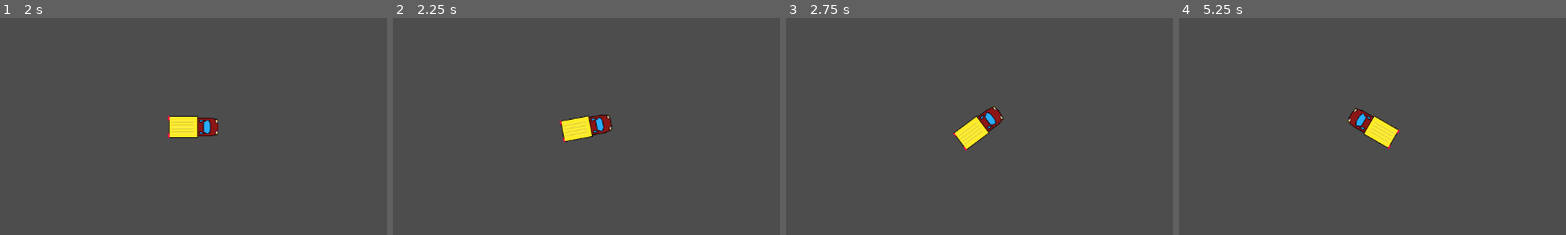
Above: before the commit, frames 1-4 (left to right).
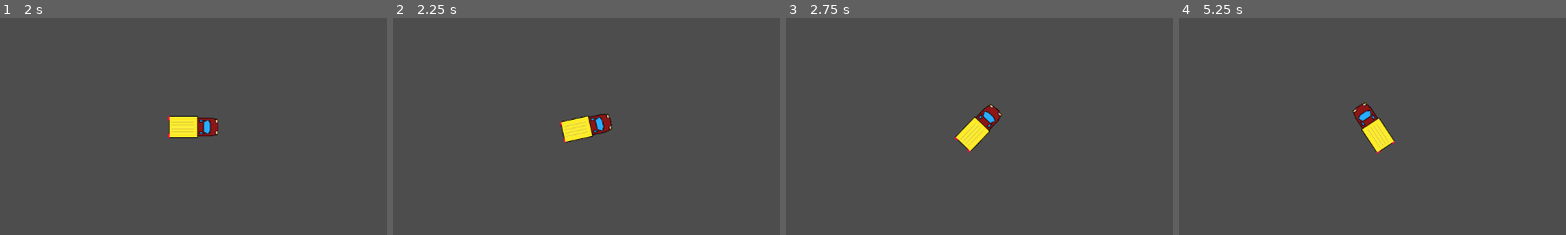
Above: after the commit, the same moments.

Repository: BastianTnd/grand-brew-delivery
Game: Godot game, scene res://Player/player.tscn
Same seed, same stepped clock (60 frames per second), same inputs: the game is played once before the commit and once after it.
Inputs:
- Up to frame 1 (2 s): tap Enter at 0.5 s; hold Right (ui_right) 0.53-1.28 s; tap Space at 1.25 s; hold Down (ui_down) from 1.28 s (still down)
- Up to frame 2 (2.25 s): tap Enter at 2 s; release Down (ui_down) at 2.03 s; hold Right (ui_right) from 2.03 s (still down)
- Up to frame 3 (2.75 s): keep holding Right (ui_right)
- Up to frame 4 (5.25 s): release Right (ui_right) at 2.78 s; hold Up (ui_up) 2.78-3.53 s; tap Space at 3.5 s; hold Left (ui_left) 3.53-5.03 s; tap Enter at 5 s; hold Down (ui_down) from 5.03 s (still down)
The pictures show only the part of the screen within x 25-75%, y 25-75%; the shares and areas given below are measured in that part.

Frame 1 is identical in both runs. In frame 2, 0.3% of the frame differs, in the area x 43-57%, y 44-58%; in frame 3, 0.6%; in frame 4, 1.0%, in the area x 43-57%, y 38-63%.

Commit message:
- Added Brewing Station for refilling beer levels - Added Bar station with scoring logic and delivery mechanic - Implemented global ScoreManager for point tracking - Overhauled player controller with speed and reverse limits - Added crash penalty mechanic - All comments are in English now

Diff:
--- /dev/null
+++ b/godot_project/Bar/bar.gd
@@ -0,0 +1,26 @@
+extends Node2D
+
+@export var unload_speed = 35.0
+var player_in_range = null
+
+func _ready():
+	if has_node("Area2D"):
+		$Area2D.body_entered.connect(_on_body_entered)
+		$Area2D.body_exited.connect(_on_body_exited)
+
+func _process(delta):
+	if player_in_range:
+		# Delivery starts if the player is stopped
+		if player_in_range.velocity.length() < 30.0 or player_in_range.is_refilling:
+			if player_in_range.beer_level > 0:
+				player_in_range.unload_beer(unload_speed * delta)
+
+func _on_body_entered(body):
+	if body.has_method("unload_beer"):
+		player_in_range = body
+		print("At the Bar. Please stop to deliver!")
+
+func _on_body_exited(body):
+	if body == player_in_range:
+		player_in_range = null
+		print("Left the Bar.")
--- /dev/null
+++ b/godot_project/Bar/bar.tscn
@@ -0,0 +1,30 @@
+[gd_scene format=3 uid="uid://bfkkj6ddnv3qi"]
+
+[ext_resource type="Script" uid="uid://jo4vvxehj8nu" path="res://Bar/bar.gd" id="1_oy6uh"]
+[ext_resource type="Texture2D" uid="uid://cvse70exwobx0" path="res://Map/Sprites/City Prop Tileset update 2.png" id="2_qr43a"]
+
+[sub_resource type="RectangleShape2D" id="RectangleShape2D_maxgg"]
+size = Vector2(41, 29)
+
+[sub_resource type="RectangleShape2D" id="RectangleShape2D_5uas7"]
+size = Vector2(60, 35)
+
+[node name="Bar" type="Node2D" unique_id=423538003]
+script = ExtResource("1_oy6uh")
+
+[node name="Sprite2D" type="Sprite2D" parent="." unique_id=2001285000]
+texture = ExtResource("2_qr43a")
+region_enabled = true
+region_rect = Rect2(112.985886, 256.63007, 46.76329, 63.12616)
+
+[node name="StaticBody2D" type="StaticBody2D" parent="." unique_id=89246379]
+
+[node name="CollisionShape2D" type="CollisionShape2D" parent="StaticBody2D" unique_id=1348986403]
+position = Vector2(-0.5, 15.5)
+shape = SubResource("RectangleShape2D_maxgg")
+
+[node name="Area2D" type="Area2D" parent="." unique_id=278657498]
+
+[node name="CollisionShape2D" type="CollisionShape2D" parent="Area2D" unique_id=2146170639]
+position = Vector2(0, 50.5)
+shape = SubResource("RectangleShape2D_5uas7")
--- /dev/null
+++ b/godot_project/BrewingStation/brewing_station.gd
@@ -0,0 +1,24 @@
+extends Node2D
+
+@export var refill_speed = 25.0
+var player_in_range = null
+
+func _ready():
+	if has_node("Area2D"):
+		$Area2D.body_entered.connect(_on_body_entered)
+		$Area2D.body_exited.connect(_on_body_exited)
+
+func _process(delta):
+	if player_in_range:
+		# Filling starts if the player is stopped
+		if player_in_range.velocity.length() < 20.0 or player_in_range.is_refilling:
+			if player_in_range.beer_level < player_in_range.max_beer:
+				player_in_range.add_beer(refill_speed * delta)
+
+func _on_body_entered(body):
+	if body.has_method("add_beer"):
+		player_in_range = body
+
+func _on_body_exited(body):
+	if body == player_in_range:
+		player_in_range = null
--- /dev/null
+++ b/godot_project/BrewingStation/brewing_station.tscn
@@ -0,0 +1,30 @@
+[gd_scene format=3 uid="uid://dx3y7jt5plp2d"]
+
+[ext_resource type="Script" uid="uid://dtrtga5ou6p1a" path="res://BrewingStation/brewing_station.gd" id="1_fmctb"]
+[ext_resource type="Texture2D" uid="uid://cvse70exwobx0" path="res://Map/Sprites/City Prop Tileset update 2.png" id="2_os6hd"]
+
+[sub_resource type="RectangleShape2D" id="RectangleShape2D_os6hd"]
+size = Vector2(61, 31)
+
+[sub_resource type="RectangleShape2D" id="RectangleShape2D_qi2ec"]
+size = Vector2(63, 40)
+
+[node name="BrewingStation" type="Node2D" unique_id=1836337703]
+script = ExtResource("1_fmctb")
+
+[node name="Sprite2D" type="Sprite2D" parent="." unique_id=259589046]
+texture = ExtResource("2_os6hd")
+region_enabled = true
+region_rect = Rect2(224.34174, 255.51811, 63.726196, 64.01582)
+
+[node name="Area2D" type="Area2D" parent="." unique_id=1164409677]
+
+[node name="CollisionShape2D" type="CollisionShape2D" parent="Area2D" unique_id=493770587]
+position = Vector2(0, 48.5)
+shape = SubResource("RectangleShape2D_os6hd")
+
+[node name="StaticBody2D" type="StaticBody2D" parent="." unique_id=865315523]
+
+[node name="CollisionShape2D" type="CollisionShape2D" parent="StaticBody2D" unique_id=373344732]
+position = Vector2(-0.5, 11)
+shape = SubResource("RectangleShape2D_qi2ec")
--- a/godot_project/Player/node_2d.tscn
+++ /dev/null
@@ -1,11 +0,0 @@
-[gd_scene format=3 uid="uid://ttbx6s2tnmnb"]
-
-[ext_resource type="PackedScene" uid="uid://bvp0noy8wujyd" path="res://Map/map.tscn" id="1_1erje"]
-[ext_resource type="PackedScene" uid="uid://b43n0r1ks3ath" path="res://Player/player.tscn" id="2_m22wp"]
-
-[node name="Node2D" type="Node2D" unique_id=916570660]
-
-[node name="Map" parent="." unique_id=1676787412 instance=ExtResource("1_1erje")]
-position = Vector2(-576, -338)
-
-[node name="Player" parent="." unique_id=282871353 instance=ExtResource("2_m22wp")]
--- a/godot_project/Player/player.gd
+++ b/godot_project/Player/player.gd
@@ -1,54 +1,132 @@
 extends CharacterBody2D
 
-# Einstellungen für das Fahrverhalten
-@export var wheel_base = 70      # Abstand zwischen Achsen (beeinflusst Wendekreis)
-@export var steering_angle = 15   # Wie stark das Auto einschlägt
-@export var engine_power = 800   # Beschleunigung
-@export var friction = -0.9      # Reibung (bremst das Auto langsam ab)
-@export var drag = -0.0015       # Luftwiderstand (bremst bei hohem Tempo)
-@export var braking = -450       # Bremskraft
-@export var max_speed_reverse = 250
+# --- Physics Settings ---
+@export var engine_power = 1800.0
+@export var max_speed = 950.0
+@export var max_speed_reverse = 300.0  # Limit for reverse driving
+@export var reverse_power_factor = 0.4 # Power reduction for reverse
+@export var steering_angle = 25.0
+@export var friction = 0.97
 
-# Variablen für die Berechnung
-var steer_direction
-var acceleration = Vector2.ZERO
+# --- Drift Mechanics ---
+@export var drift_threshold = 400.0
+@export var drift_intensity = 0.05
+@export var normal_traction = 0.12
+
+# --- Beer System ---
+@export var max_beer = 100.0
+var beer_level = 0.0
+var last_announced_step = 0
+var is_refilling = false # Locks movement during unloading
+
+# --- Crash Protection ---
+var crash_cooldown = 0.0
+@export var cooldown_time = 0.8
+@export var min_crash_speed = 300.0
 
 func _physics_process(delta):
-	acceleration = Vector2.ZERO
-	get_input()
-	apply_friction(delta)
-	calculate_steering(delta)
-	velocity += acceleration * delta
-	move_and_slide()
+	# Handle crash cooldown timer
+	if crash_cooldown > 0:
+		crash_cooldown -= delta
 
-func get_input():
-	# Gas geben und Bremsen
-	var turn = Input.get_axis("ui_left", "ui_right")
-	steer_direction = turn * deg_to_rad(steering_angle)
+	# 1. INPUT HANDLING
+	var move_input = 0.0
+	var turn = 0.0
 
-	if Input.is_action_pressed("ui_up"):
-		acceleration = transform.x * engine_power
-	if Input.is_action_pressed("ui_down"):
-		acceleration = transform.x * braking
+	# Only allow input if not currently refilling or unloading
+	if not is_refilling:
+		move_input = Input.get_axis("ui_down", "ui_up")
+		turn = Input.get_axis("ui_left", "ui_right")
+	else:
+		# Auto-brake when at a station
+		velocity = velocity.move_toward(Vector2.ZERO, 600 * delta)
 
-func apply_friction(delta):
-	if acceleration == Vector2.ZERO and velocity.length() < 50:
-		velocity = Vector2.ZERO
-	var friction_force = velocity * friction * delta
-	var drag_force = velocity * velocity.length() * drag * delta
-	acceleration += friction_force + drag_force
+	# 2. ACCELERATION (Forward vs. Reverse Power)
+	if move_input != 0:
+		var current_accel = engine_power
+		if move_input < 0:
+			current_accel *= reverse_power_factor
+		velocity += transform.x * move_input * current_accel * delta
+	else:
+		# Slow down when no input is given
+		velocity = velocity.move_toward(Vector2.ZERO, 200 * delta)
 
-func calculate_steering(delta):
-	# Berechnet die Drehung basierend auf der Geschwindigkeit
-	var rear_wheel = position - transform.x * wheel_base / 2.0
-	var front_wheel = position + transform.x * wheel_base / 2.0
-	rear_wheel += velocity * delta
-	front_wheel += velocity.rotated(steer_direction) * delta
-	var new_heading = (front_wheel - rear_wheel).normalized()
+	# 3. SPEED LIMITS
+	velocity *= friction
+	var speed = velocity.length()
+	var is_forward = velocity.dot(transform.x) > 0
 
-	var dot = new_heading.dot(velocity.normalized())
-	if dot > 0:
-		velocity = new_heading * velocity.length()
-	if dot < 0:
-		velocity = -new_heading * min(velocity.length(), max_speed_reverse)
-	rotation = new_heading.angle()
+	if is_forward:
+		if speed > max_speed:
+			velocity = velocity.normalized() * max_speed
+	else:
+		if speed > max_speed_reverse:
+			velocity = velocity.normalized() * max_speed_reverse
+
+	# 4. STEERING AND (DRIFTING NOT WORKING LOL)
+	if speed > 20:
+		var current_traction = normal_traction
+
+		# Apply drift logic if above speed threshold
+		if speed > drift_threshold:
+			var drift_factor = (speed - drift_threshold) / (max_speed - drift_threshold)
+			current_traction = lerp(normal_traction, drift_intensity, clamp(drift_factor, 0.0, 1.0))
+
+		# Reverse steering direction if driving backwards
+		var side_factor = 1 if is_forward else -1
+		var target_vel = velocity.rotated(turn * deg_to_rad(steering_angle) * side_factor * (1.0 if move_input != 0 else 0.5))
+		velocity = velocity.lerp(target_vel, current_traction)
+
+		# Rotate the sprite towards movement direction
+		var target_rotation = velocity.angle() if is_forward else (velocity * -1).angle()
+		rotation = lerp_angle(rotation, target_rotation, 12.0 * delta)
+
+	# 5. COLLISION AND DAMAGE
+	var pre_collision_speed = speed
+	var collided = move_and_slide()
+
+	if collided and not is_refilling and crash_cooldown <= 0:
+		if pre_collision_speed > min_crash_speed:
+			beer_level = clamp(beer_level - (max_beer * 0.10), 0, max_beer)
+			crash_cooldown = cooldown_time
+			last_announced_step = int(beer_level / 10) * 10
+			print("CRASH! Beer lost!")
+
+# --- STATION METHODS ---
+
+func add_beer(amount):
+	is_refilling = true
+	beer_level = clamp(beer_level + amount, 0, max_beer)
+	_check_announcement("Refilling")
+	if beer_level >= max_beer:
+		is_refilling = false
+		print("REFILLED!")
+
+func unload_beer(amount):
+	if beer_level > 0:
+		is_refilling = true
+
+		# calculation to ensure exact score transmission
+		var actual_unload = amount
+		if beer_level < amount:
+			actual_unload = beer_level
+
+		if ScoreManager:
+			ScoreManager.add_points(actual_unload)
+
+		beer_level -= actual_unload
+		_check_announcement("Unloading")
+
+		# Unlock movement once the tank is empty
+		if beer_level <= 0:
+			beer_level = 0
+			is_refilling = false
+			last_announced_step = 0
+			print("DELIVERY FINISHED! Score: ", round(ScoreManager.total_points))
+
+# Helper to print progress every 10%
+func _check_announcement(type):
+	var current_step = int(beer_level / 10) * 10
+	if current_step != last_announced_step:
+		last_announced_step = current_step
+		print(type, ": ", current_step, "%")
--- a/godot_project/Player/player.tscn
+++ b/godot_project/Player/player.tscn
@@ -1,7 +1,7 @@
 [gd_scene format=3 uid="uid://b43n0r1ks3ath"]
 
 [ext_resource type="Script" uid="uid://cijv1s6b41qpo" path="res://Player/player.gd" id="1_4ntmi"]
-[ext_resource type="Texture2D" uid="uid://dhdug8ns3oiy2" path="res://Player/Sprites/car-truck4.png" id="2_btcbx"]
+[ext_resource type="Texture2D" uid="uid://dhdug8ns3oiy2" path="res://Sprites/car-truck4.png" id="2_btcbx"]
 
 [sub_resource type="RectangleShape2D" id="RectangleShape2D_hvfyp"]
 size = Vector2(29, 69)
--- /dev/null
+++ b/godot_project/node_2d.tscn
@@ -0,0 +1,19 @@
+[gd_scene format=3 uid="uid://blb0cbh41l55h"]
+
+[ext_resource type="PackedScene" uid="uid://bvp0noy8wujyd" path="res://Map/map.tscn" id="1_epypp"]
+[ext_resource type="PackedScene" uid="uid://b43n0r1ks3ath" path="res://Player/player.tscn" id="2_0hol4"]
+[ext_resource type="PackedScene" uid="uid://dx3y7jt5plp2d" path="res://BrewingStation/brewing_station.tscn" id="3_q6r6c"]
+[ext_resource type="PackedScene" uid="uid://bfkkj6ddnv3qi" path="res://Bar/bar.tscn" id="4_0hol4"]
+
+[node name="Node2D" type="Node2D" unique_id=916570660]
+
+[node name="Map" parent="." unique_id=1676787412 instance=ExtResource("1_epypp")]
+position = Vector2(-576, -338)
+
+[node name="Player" parent="." unique_id=282871353 instance=ExtResource("2_0hol4")]
+
+[node name="BrewingStation" parent="." unique_id=1836337703 instance=ExtResource("3_q6r6c")]
+position = Vector2(324, -255)
+
+[node name="Bar" parent="." unique_id=423538003 instance=ExtResource("4_0hol4")]
+position = Vector2(-470, 135)
--- a/godot_project/project.godot
+++ b/godot_project/project.godot
@@ -15,6 +15,10 @@
 config/features=PackedStringArray("4.6", "GL Compatibility")
 config/icon="res://icon.svg"
 
+[autoload]
+
+ScoreManager="*uid://bf67mmshowjrp"
+
 [physics]
 
 3d/physics_engine="Jolt Physics"
--- /dev/null
+++ b/godot_project/score_manager.gd
@@ -0,0 +1,14 @@
+extends Node
+
+# Using float for internal calculations to prevent losing decimal precision
+var total_points : float = 0.0
+
+func add_points(amount: float):
+	total_points += amount
+
+	# Use round() for the output so that 99.99 displays as 100
+	if Engine.get_frames_drawn() % 30 == 0:
+		print("--- CURRENT SCORE: ", round(total_points), " ---")
+
+func reset_score():
+	total_points = 0.0
Not shown, added: godot_project/Bar/bar.gd.uid
Not shown, added: godot_project/BrewingStation/brewing_station.gd.uid
Renamed: godot_project/Player/Sprites/car-truck1.png -> godot_project/Sprites/car-truck1.png
Not shown, changed: godot_project/Sprites/car-truck1.png.import
Renamed: godot_project/Player/Sprites/car-truck2.png -> godot_project/Sprites/car-truck2.png
Not shown, changed: godot_project/Sprites/car-truck2.png.import
Renamed: godot_project/Player/Sprites/car-truck3.png -> godot_project/Sprites/car-truck3.png
Not shown, changed: godot_project/Sprites/car-truck3.png.import
Renamed: godot_project/Player/Sprites/car-truck4.png -> godot_project/Sprites/car-truck4.png
Not shown, changed: godot_project/Sprites/car-truck4.png.import
Renamed: godot_project/Player/Sprites/car-truck5.png -> godot_project/Sprites/car-truck5.png
Not shown, changed: godot_project/Sprites/car-truck5.png.import
(and 1 more such lines)
